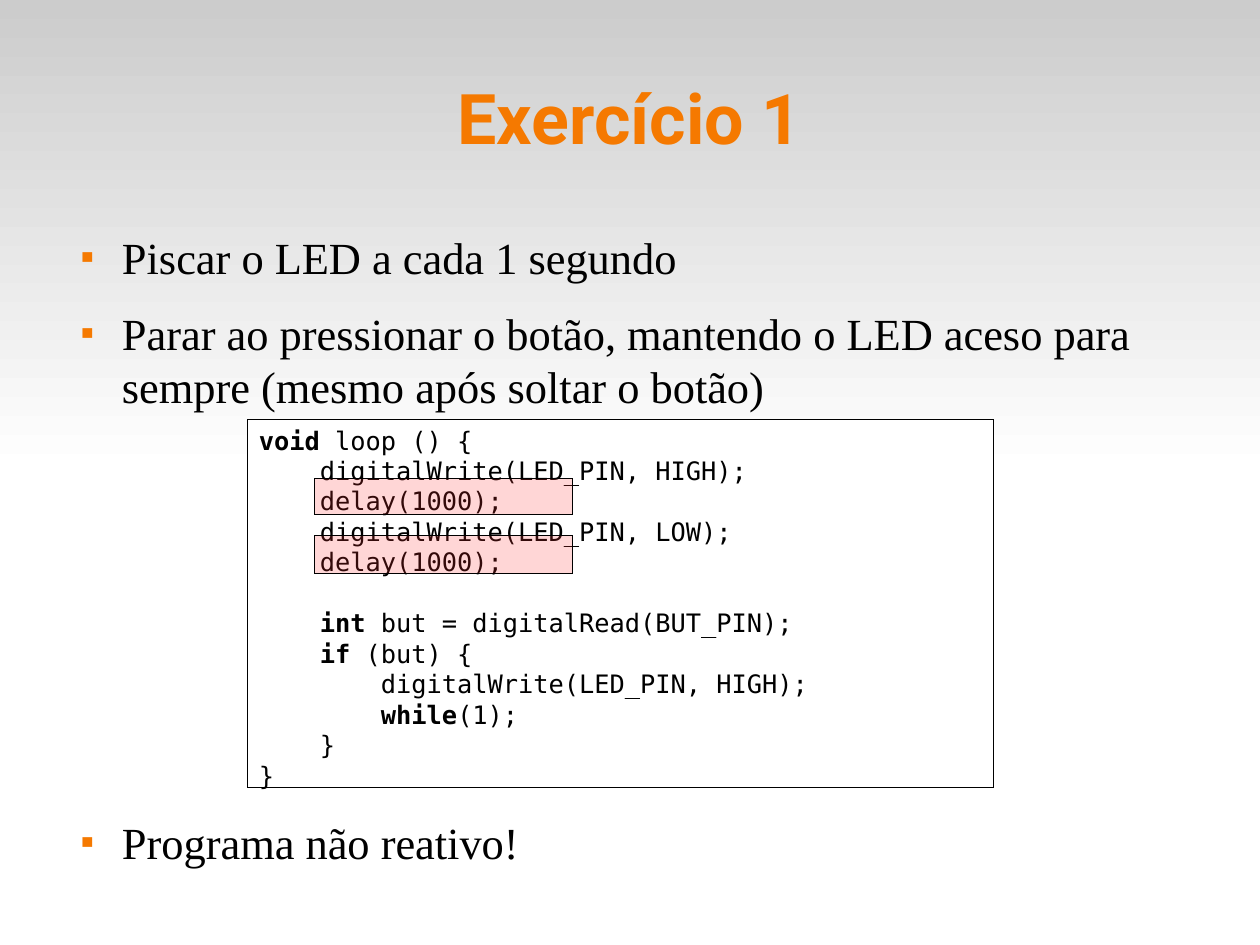
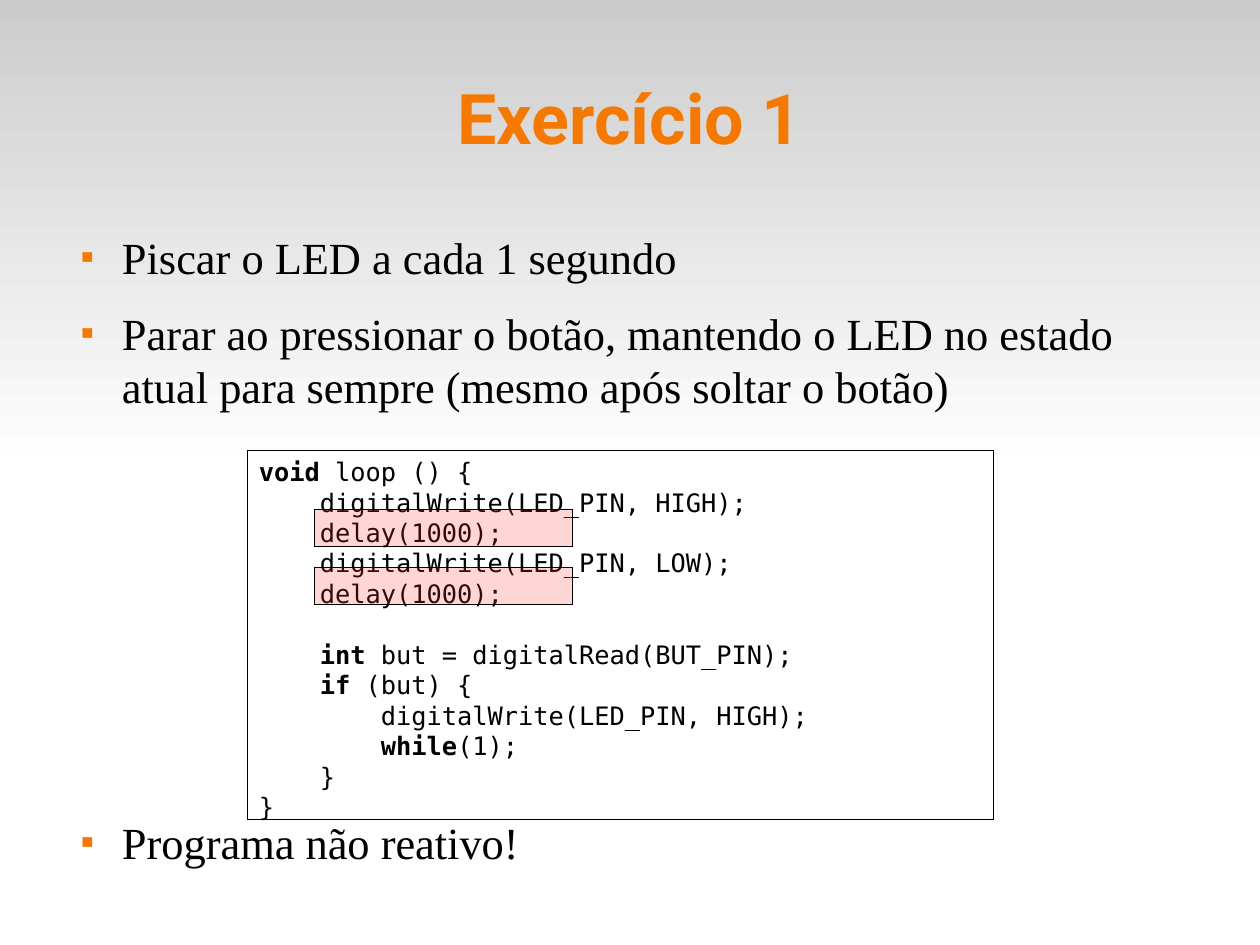
Before and after one commit to fsantanna-uerj/SE, a slide deck: slide 10 of Slides/se-01-arduino.odp. Drawn at 1260x945 pixels with LibreOffice and Linux fonts; fonts in the diff are those of the drawing. Boxes give left, top, right and bottom in pixels: in the first picture for what was removed or moved away, otherwise in the second. Text is boxed around its words. In the diff, an @@ line names an element or a change of style, - is before the commit and + after.

```diff
--- a/Slides/se-01-arduino.odp
+++ b/Slides/se-01-arduino.odp
@@ text at (x1=122, y1=319, x2=1112, y2=412): text changed @@
-■ Parar ao pressionar o botão, mantendo o LED aceso para sempre (mesmo após soltar o botão)
+■ Parar ao pressionar o botão, mantendo o LED no estado atual para sempre (mesmo após soltar o botão)
@@ 3 rectangles moved together from (x1=248, y1=420, x2=995, y2=788) to (x1=248, y1=450, x2=995, y2=819) @@
```
Also in this commit, not shown: 5 other files.
